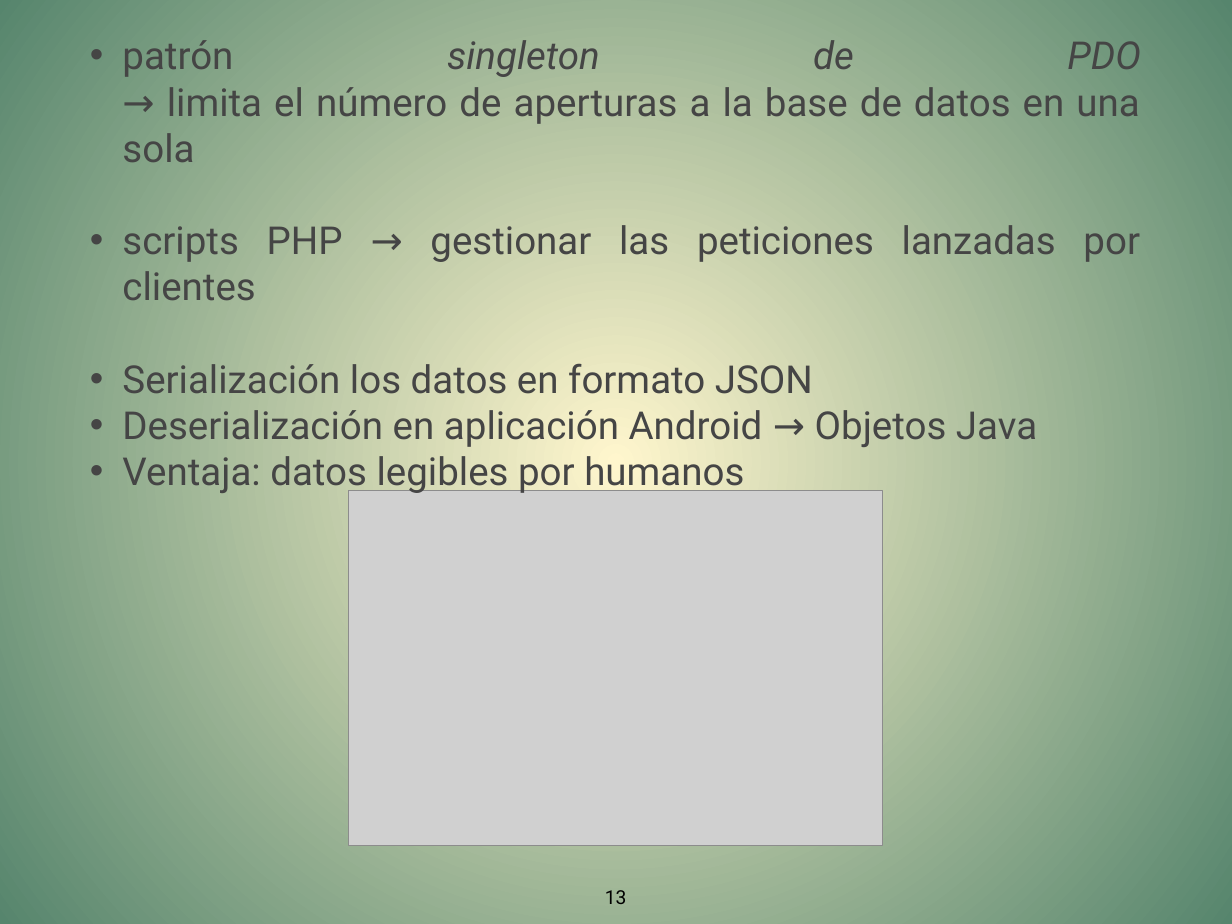
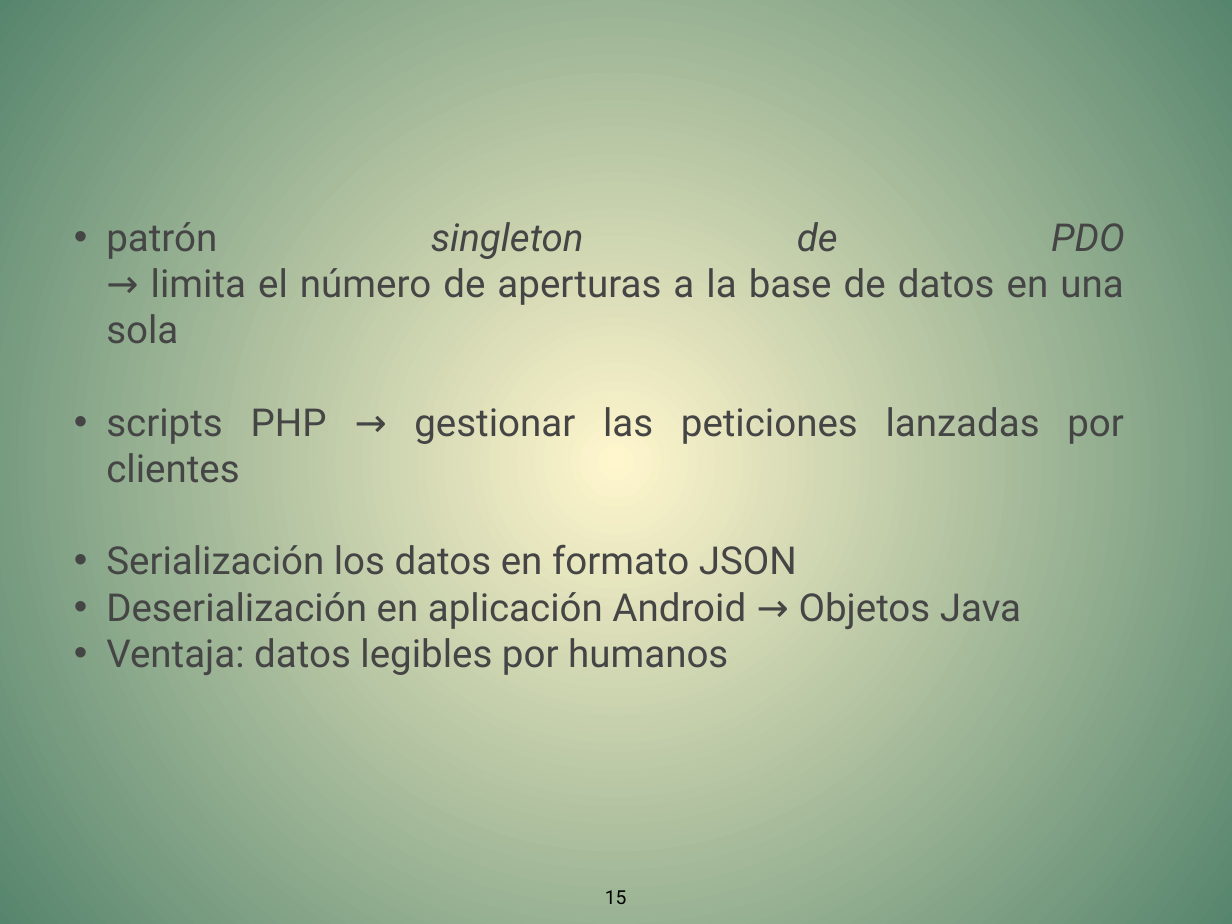
Before and after one commit to todeit02/GarageSale, a slide deck: slide 15 of Presentacion/PresentacionCMppt_2.pptx (slide 13 before the commit). Drawn at 1232x924 pixels with LibreOffice and Linux fonts; fonts in the diff are those of the drawing; grey boxes stand for pictures. Boxes give left, top, right and bottom in pixels: in the first picture for what was removed or moved away, otherwise in the second. Text is boxed around its words. In the diff, an @@ line names an element or a change of style, - is before the commit and + after.

```diff
--- a/Presentacion/PresentacionCMppt_2.pptx
+++ b/Presentacion/PresentacionCMppt_2.pptx
@@ text "patrón singleton de PDO → ...": place and size @@
-text "patrón singleton de PDO → ..." at bbox=[122, 40, 1141, 495]
+text "patrón singleton de PDO → ..." at bbox=[106, 222, 1125, 675]
@@ picture removed at bbox=[349, 490, 883, 846] @@
@@ page number at bbox=[605, 890, 627, 904]: text changed @@
-13
+15
```
Also in this commit, not shown: 9 other slides changed, 3 slides added.
